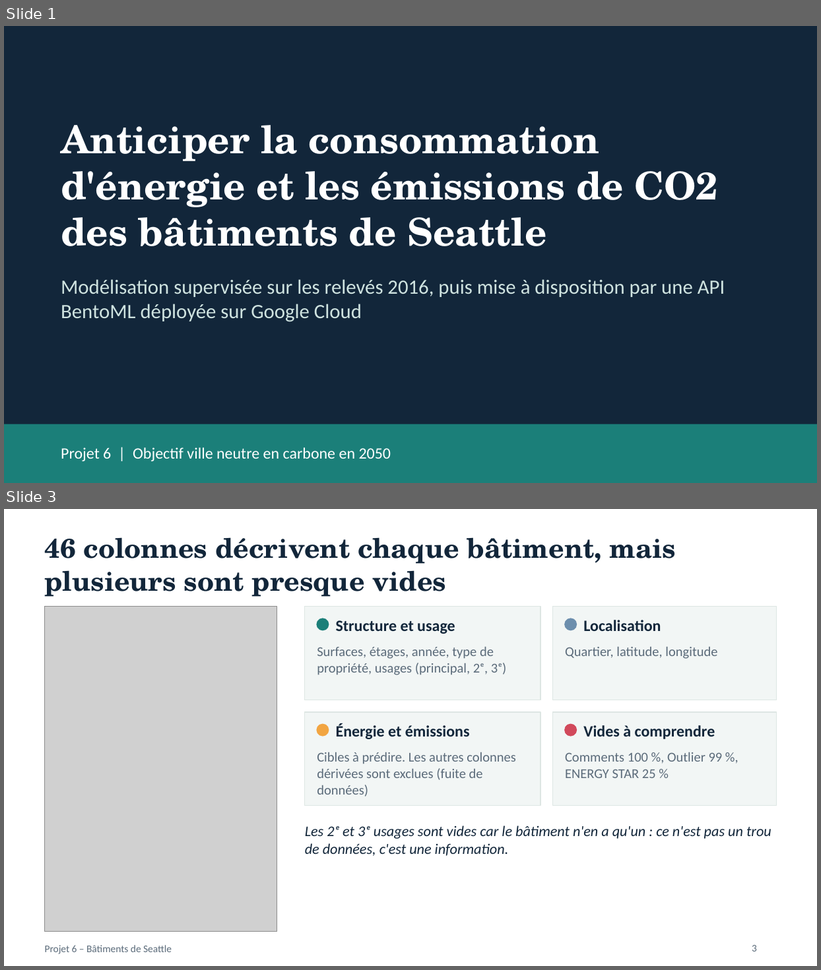
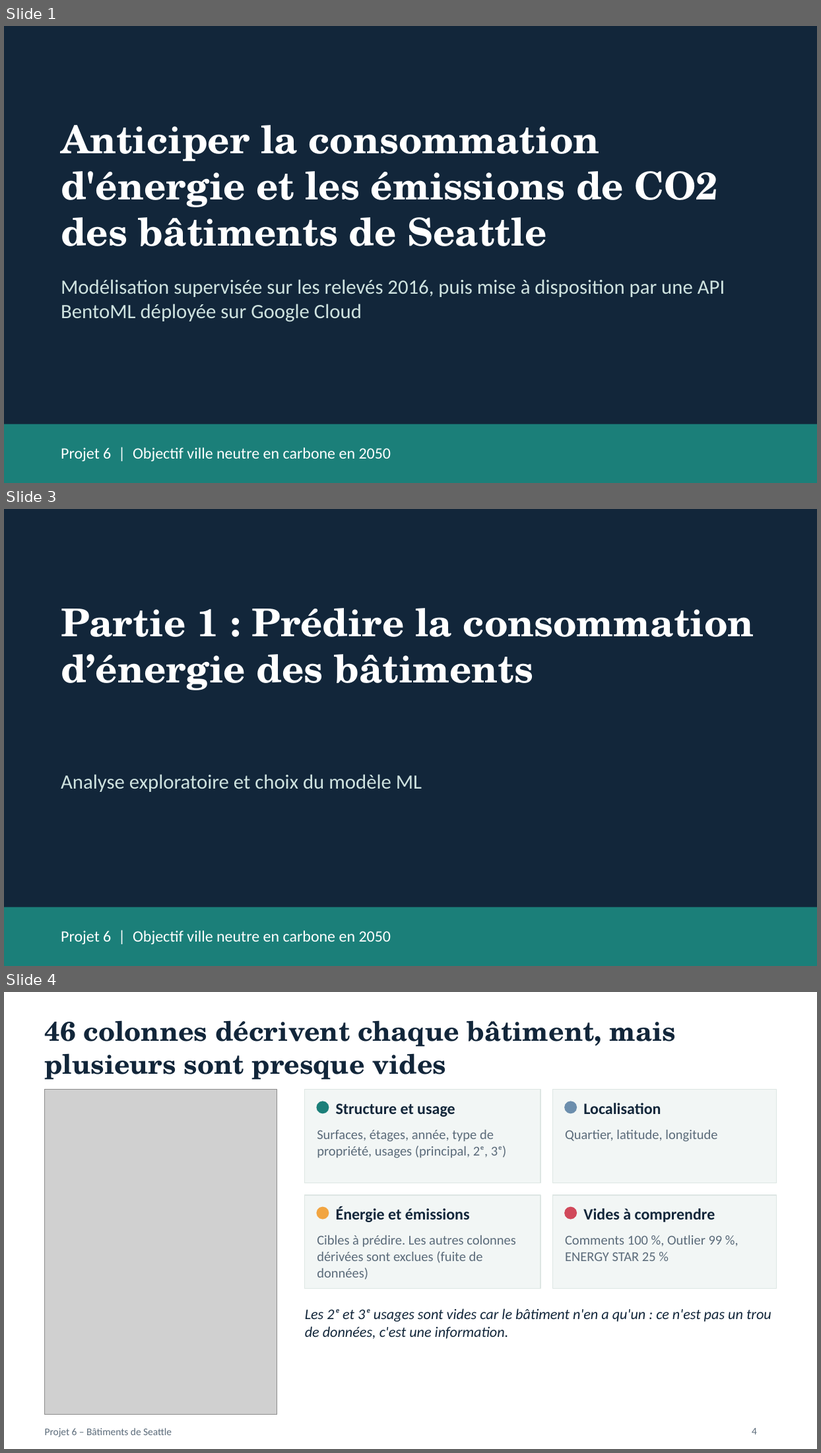
Before and after one commit to Bideau-b/projet6_Anticipez_les_besoins_en_consommation_de_b-timents, a slide deck: projet6_presentation_seattle_complete.pptx. Shown one above the other, each under a label of ours: slides 1 and 3 before the commit, slides 1, 3 and 4 after it; the slides between them are not shown. The pictures are 821x970 and 821x1453 pixels, drawn with LibreOffice and Linux fonts; fonts in the diff are those of the drawing; grey boxes stand for pictures. Boxes give left, top, right and bottom in pixels: in the first picture for what was removed or moved away, otherwise in the second. Text is boxed around its words. In the diff, an @@ line names an element or a change of style, - is before the commit and + after.

```diff
--- a/projet6_presentation_seattle_complete.pptx
+++ b/projet6_presentation_seattle_complete.pptx
@@ slide 3 added at <box>4,509,817,966</box>, background #12263A; not listed: 1 template element that a slide beside it also shows @@
@@ text added at <box>61,608,754,691</box>, 34 pt, text #FFFFFF, bold @@
+Partie 1 : Prédire la consommation d’énergie des bâtiments
@@ text added at <box>61,774,422,792</box>, 18 pt, text #CFE3E0 @@
+Analyse exploratoire et choix du modèle ML
@@ text added at <box>61,931,391,945</box>, 14 pt, text #FFFFFF @@
+Projet 6 | Objectif ville neutre en carbone en 2050
@@ what was slide 3 is now slide 4 @@
@@ page number at <box>752,1428,757,1435</box>: text changed @@
-3
+4
```
Also in this commit, not shown: 1 slide changed, 1 other slide added.
